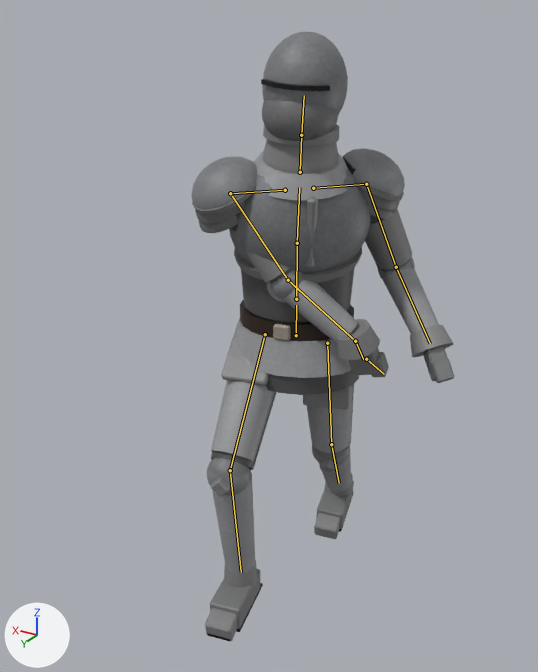
Before and after pictures for a commit that changed the glTF model Sunta/res/Models/Knight/knight.gltf.
Camera for both pictures: a 50 mm lens placed at (-1.009, 1.843, 1.79), pointed at (0.009, 0.147, 0.942). The lights are fixed; the arrows at lower left show +X, +Y and +Z. The first picture is the older version. Both versions are drawn at frame 10 of the action 'Attack_Light_1'; the numbers are the values there. The bones that change, and the others that lie on the model, are drawn over the model as lines.

In view in the first picture: 'Knight'.
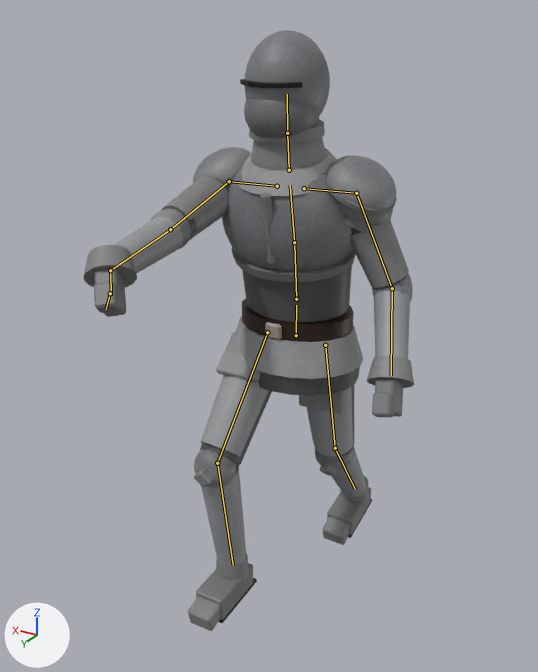
Pixel boxes (x1, y1, x2, y2) of what changed, in the pictures (538 x 672 px):
'Knight', posed (25% wider): before (191, 32, 455, 641); after (83, 30, 414, 631)
bone 'Spine', root to tip: before (296, 299) to (297, 243); after (296, 299) to (294, 242)
bone 'Chest', root to tip: before (297, 243) to (299, 187); after (294, 242) to (290, 185)
bone 'Neck', root to tip: before (300, 172) to (301, 135); after (289, 170) to (287, 133)
bone 'Head', root to tip: before (301, 135) to (304, 95); after (287, 133) to (287, 94)
bone 'UpperArm_R', root to tip: before (230, 193) to (288, 280); after (229, 181) to (170, 229)
bone 'LowerArm_R', root to tip: before (288, 280) to (355, 341); after (170, 229) to (110, 270)
bone 'Hand_R', root to tip: before (355, 341) to (363, 359); after (110, 270) to (111, 295)

The change, as a diff of the scene's bpy script:
```diff
--- a/Sunta/res/Models/Knight/knight.gltf.py
+++ b/Sunta/res/Models/Knight/knight.gltf.py
@@ bone_hips @@
 bone_hips = bpy.data.objects['Armature'].pose.bones['Hips']
-bone_hips.rotation_quaternion = (0.994, 0.0, 0.107, 0.0)  # degrees (0, 12, 0)
+bone_hips.rotation_quaternion = (1.0, 0.0, 0.017, 0.0)  # degrees (0, 2, 0)
@@ bone_spine @@
 bone_spine = bpy.data.objects['Armature'].pose.bones['Spine']  # child of 'Hips'
-bone_spine.rotation_quaternion = (0.99, 0.06, 0.124, -0.007)  # degrees (7, 14, 0)
+bone_spine.rotation_quaternion = (0.998, 0.052, 0.02, -0.001)  # degrees (6, 2, 0)
@@ bone_chest @@
 bone_chest = bpy.data.objects['Armature'].pose.bones['Chest']  # child of 'Spine'
-bone_chest.rotation_quaternion = (0.99, 0.06, 0.124, -0.007)  # degrees (7, 14, 0)
+bone_chest.rotation_quaternion = (0.998, 0.052, 0.02, -0.001)  # degrees (6, 2, 0)
@@ bone_neck @@
 bone_neck = bpy.data.objects['Armature'].pose.bones['Neck']  # child of 'Chest'
-bone_neck.rotation_quaternion = (0.989, -0.048, -0.142, -0.007)  # degrees (-6, -16, 0)
+bone_neck.rotation_quaternion = (0.999, -0.042, -0.022, -0.001)  # degrees (-5, -3, 0)
@@ bone_head @@
 bone_head = bpy.data.objects['Armature'].pose.bones['Head']  # child of 'Neck'
-bone_head.rotation_quaternion = (0.994, -0.036, -0.107, -0.004)  # degrees (-4, -12, 0)
+bone_head.rotation_quaternion = (0.999, -0.031, -0.017, 0.0)  # degrees (-4, -2, 0)
@@ bone_upperarm_r @@
 bone_upperarm_r = bpy.data.objects['Armature'].pose.bones['UpperArm_R']  # child of 'Shoulder_R'
-bone_upperarm_r.rotation_quaternion = (0.821, 0.358, -0.401, 0.189)  # degrees (46, -53, 2)
+bone_upperarm_r.rotation_quaternion = (0.729, 0.676, 0.102, 0.021)  # degrees (86, 7, 10)
@@ bone_lowerarm_r @@
 bone_lowerarm_r = bpy.data.objects['Armature'].pose.bones['LowerArm_R']  # child of 'UpperArm_R'
-bone_lowerarm_r.rotation_quaternion = (0.997, 0.071, 0.006, -0.001)  # degrees (8, 1, 0)
+bone_lowerarm_r.rotation_quaternion = (1.0, 0.0, 0.0, 0.0)  # degrees (0, 0, 0)
@@ bone_hand_r @@
 bone_hand_r = bpy.data.objects['Armature'].pose.bones['Hand_R']  # child of 'LowerArm_R'
-bone_hand_r.rotation_quaternion = (0.966, -0.257, 0.0, 0.0)  # degrees (-30, 0, 0)
+bone_hand_r.rotation_quaternion = (0.931, -0.294, -0.044, 0.212)  # degrees (-34, 2, 25)
```
